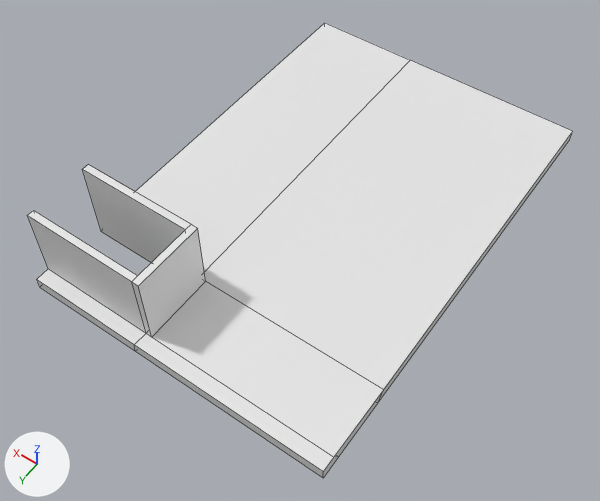
The Blender file WHAT-IS-BEHIND-THE-DOOR_BrackeysGameJam2024.1/Assets/Import/HouseBasement/HouseBasement_001.blend as it was, and as the next commit left it.
Rendered twice from a 50 mm camera at (-6.08, 10.85, 15.54) aimed at (-0.25, 2.69, 2.73). Arrows for +X, +Y and +Z are at lower left; the lights stay in place. Mesh edges are drawn as thin lines. The same objects are shown in both versions, whatever each file hides. Materials are left out; every surface is plain grey.

The scene before the commit, as lines of its bpy script (objects in view):
```python
me_roof_3 = bpy.data.meshes.new('roof_3')
me_roof_3.from_pydata(...)  # 36 vertices, 35 faces; spans x -3.09..3.41, y -4.98..4.52, z -0.05..1.75
me_roof_3.materials.append(mat_basement_wall_004_001)
ob_roof_3 = bpy.data.objects.new('roof_3', me_roof_3)
ob_roof_3.location = (-0.16, 1.73, 2.75)
```
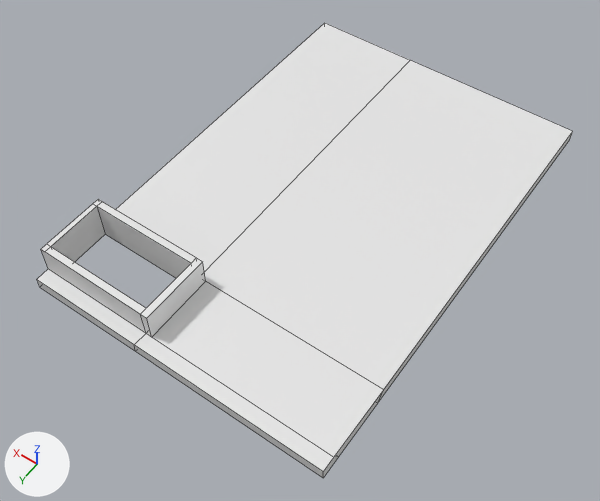
Location of each change, (x1, y1, x2, y2) in pixels of the pictures (600 x 501 px):
'roof_3', reshaped: before (27, 23, 573, 478); after (37, 23, 573, 478)
part 1 of me_roof_3, built on: before (27, 165, 206, 337); after (41, 199, 206, 337)

Edits to the bpy script that builds the scene:
```text
Change me_roof_3:
    used by ob_roof_3; location = (-0.16, 1.73, 2.75)
    remove me_roof_3.from_pydata(...)  # 36 vertices, 35 faces; spans x -3.09..3.41, y -4.98..4.52, z -0.05..1.75
    add me_roof_3.from_pydata(...)  # 42 vertices, 43 faces; spans x -3.09..3.41, y -4.98..4.52, z -0.05..0.8
    me_roof_3 part 1
    2 vertices are removed from x 3.41, y 2.87..4.07, z 1.75
    12 faces are deleted
    8 vertices in x 0.81..3.41, y 2.72..4.22, z 1.75 move by (0.0, 0.0, -0.95)
    3 vertices are added at (3.41, 2.87, 0.8), (3.41, 4.07, 0.8), (3.3, 4.08, -0.05)
    5 new vertices lie (2.34, 0.0, 0.0) away from vertices in x 0.96, y 2.72..4.22, z -0.05..1.75
    20 new faces join them
```
